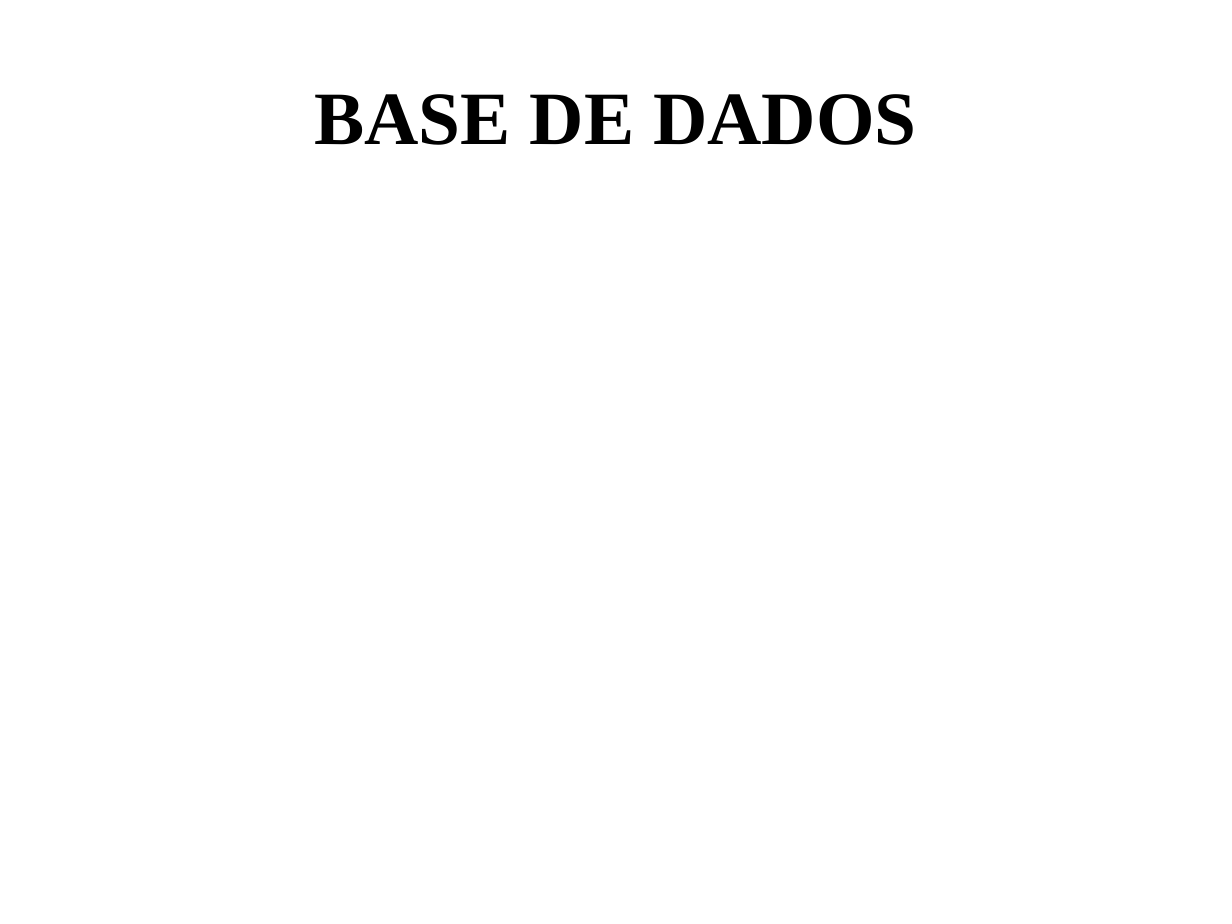
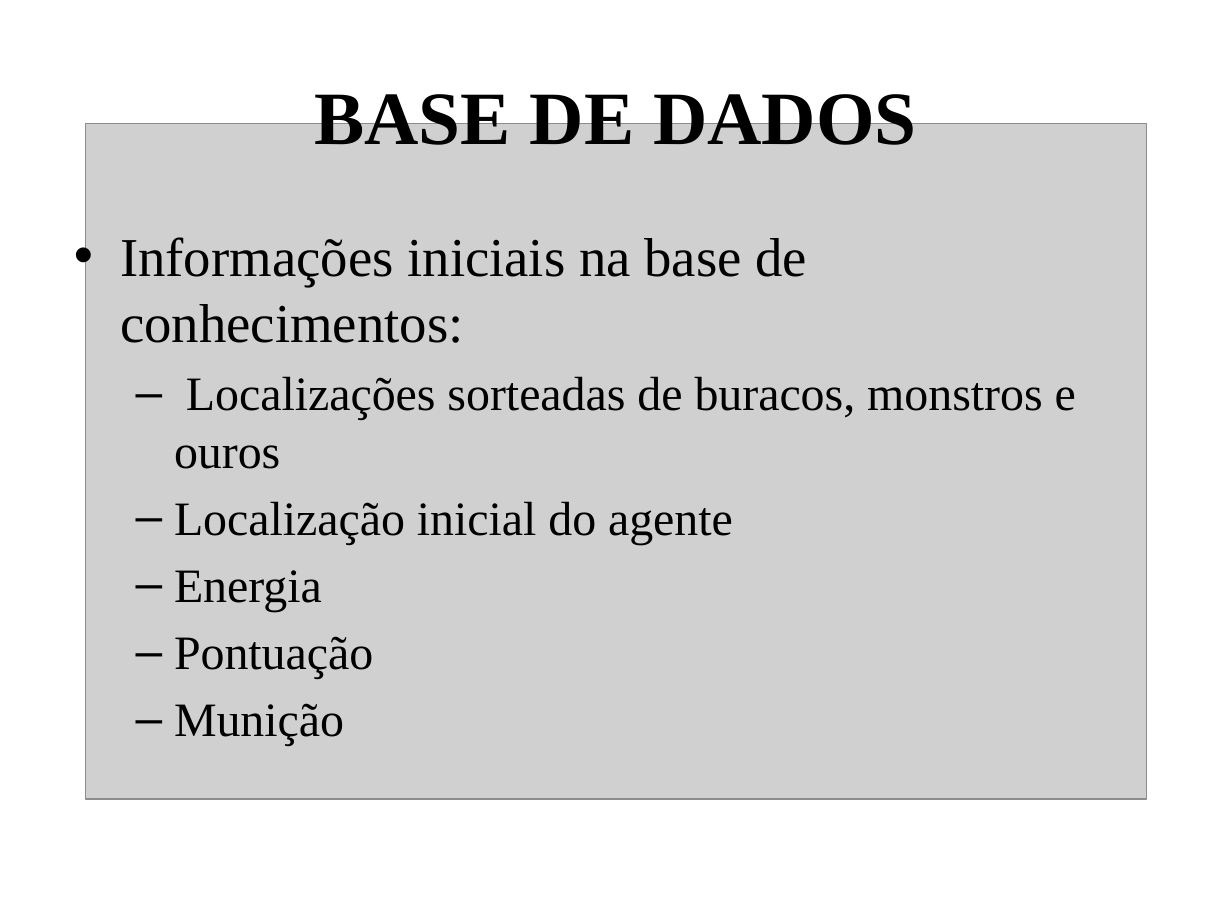
Before and after one commit to jplgarcia/INF1771-IA, a slide deck: slide 3 of T2/Documentação e Relatório/Trab2.pptx. Drawn at 1232x924 pixels with LibreOffice and Linux fonts; fonts in the diff are those of the drawing; grey boxes stand for pictures. Boxes give left, top, right and bottom in pixels: in the first picture for what was removed or moved away, otherwise in the second. Text is boxed around its words. In the diff, an @@ line names an element or a change of style, - is before the commit and + after.

```diff
--- a/T2/Documentação e Relatório/Trab2.pptx
+++ b/T2/Documentação e Relatório/Trab2.pptx
@@ picture added at (85,123,1146,800) @@
@@ text added at (120,237,1076,746), 28 pt, text #000000 @@
+• Informações iniciais na base de conhecimentos:
+  – Localizações sorteadas de buracos, monstros e ouros
+  – Localização inicial do agente
+  – Energia
+  – Pontuação
+  – Munição
```
Also in this commit, not shown: 2 other slides changed, 2 slides added, 1 slide removed.
